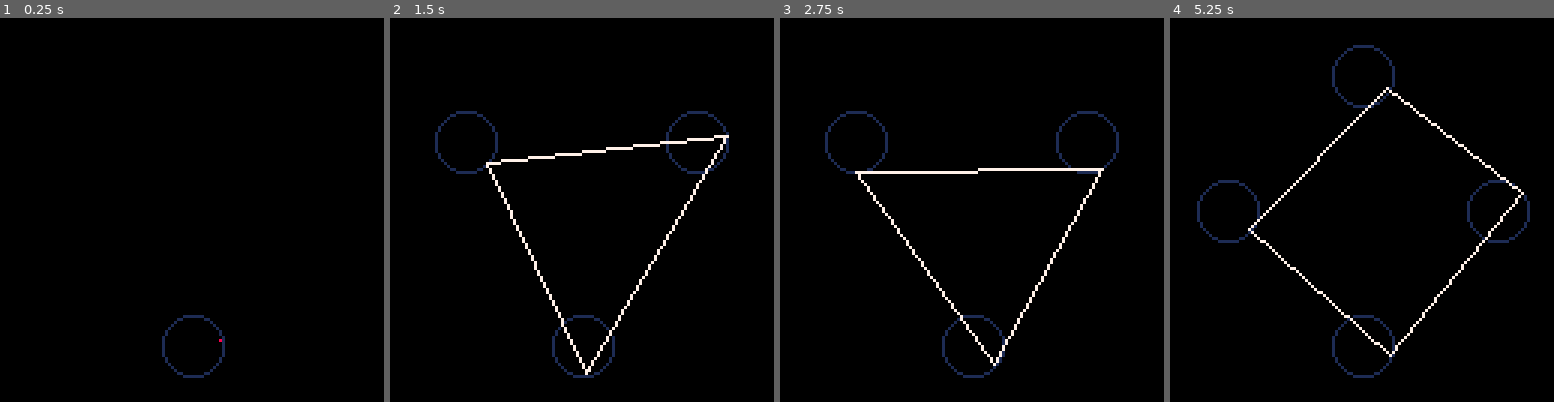
Above: before the commit, frames 1-4 (left to right).
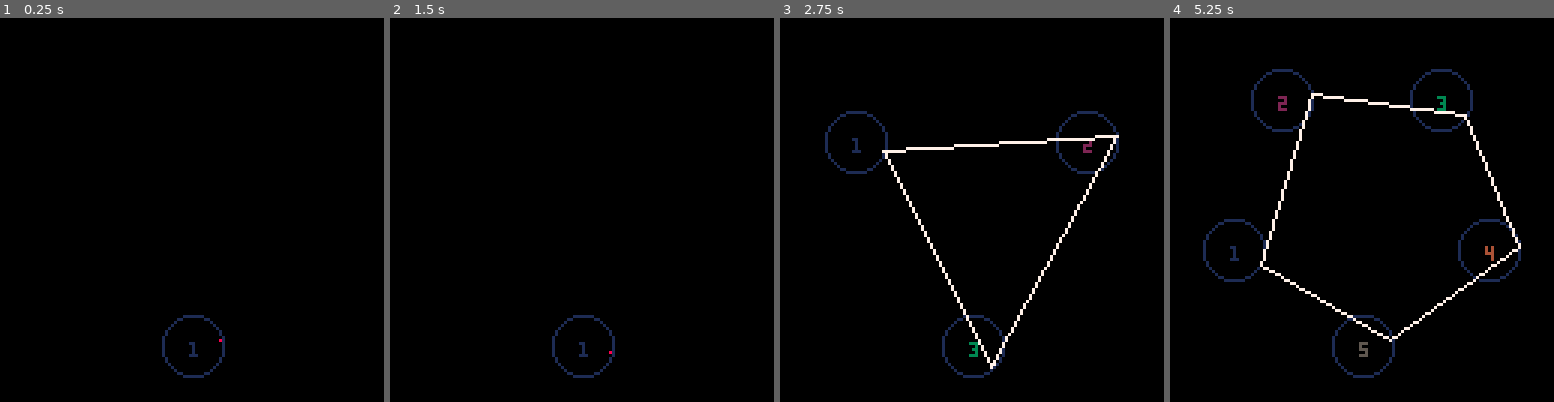
Above: after the commit, the same moments.

Repository: 6ilberM/dodopico
Game: PICO-8 cartridge ap/midpointer.p8
The game is run twice, just before and just after one commit, with the same random seed, the same clock (stepped at 60 frames per second) and the same inputs.
Inputs:
- Up to frame 1 (0.25 s): no input
- Up to frame 2 (1.5 s): tap X (X key) at 0.33, 1.07 s; tap O (Z key) at 0.7 s
- Up to frame 3 (2.75 s): hold Right 1.6-2.1 s; tap O (Z key) at 1.7, 2.1, 2.5 s; tap X (X key) at 1.85 s; hold Right from 2.47 s (still down)
- Up to frame 4 (5.25 s): tap O (Z key) every 0.4 s from 2.9 to 4.9 s; tap X (X key) at 2.97, 4.08, 5.2 s; release Right at 3.03 s; hold Left 3.08-3.58 s; hold Right 4.02-4.68 s; hold Left from 5.08 s (still down)

The runs differ from the first frame. In frame 1, less than 0.1% of the frame differs, in the area x 49-52%, y 84-89%; in frame 2, 2.1%; in frame 3, 2.5%; in frame 4, 4.9%, in the area x 7-94%, y 7-89%.

Commit message:
Added Nums

Diff:
--- a/ap/midpointer.p8
+++ b/ap/midpointer.p8
@@ -6,38 +6,44 @@
 const = {} field={}
 	const.pi = 3.141592653589793238
 	const.twopi =const.pi*2
-
 	field.radius=10
 	field.polysize=45
 	field.sides=1
+	field.colchange=0
 
+	-- easiest way is to create MetaMetaTables
 function _init()
-	frame = 0 points={} circles={}
+	frame = 0  circles={} points={}
 	polygon(64,64,field.sides)
 end
 
-
 shoot =false  lock1=false
 shoot2 =false  lock2=false
+
 function _update60()
 local oldsides=field.sides
 	foreach(circles,updatecirc)
 	foreach(points,upos)
-if btnp(5) then field.sides +=1 elseif btnp(4) and(field.sides-1)>2  then field.sides-=1 end
+	if btnp(1) and (field.sides+1)<13
+	then field.sides +=1 elseif btnp(0) and
+	(field.sides-1)>1 then field.sides-=1 end
 	if field.sides!=oldsides then _init() end
+
 end
 
 function _draw() cls()
- foreach(circles,circprint)
- foreach(points,ptprint)
- printoutline()
--- print("CPU:"..stat(2))
+	foreach(circles,circprint)
+	foreach(points,ptprint)
+	printoutline()
+-- print("CPU:"..stat(2),2,2)
+	-- field.colchange-=0.035
 end
 
 -->8
 -- GFX
 function circprint(c)
  circ(c.x,c.y,c.rad,1)
+ print(c.ID,c.x-1,c.y-1,c.ID+field.colchange)
 end
 
 function ptprint(p)
@@ -49,14 +55,14 @@
 -- local cols={7,12}
 	for i= 1,count(points) do
 	if i>1 then
-	 local p,c
-	 p=points[i-1] c=points[i]
-	 line(p.x,p.y,c.x,c.y,7)
-	 end
+	 	local p,c
+	 	p=points[i-1] c=points[i]
+	 	line(p.x,p.y,c.x,c.y,7)
+	 	end
 	 if #points>2 then
-	 line(points[#points].x,points[#points].y,
-	 points[1].x,points[1].y,7)
-	end
+	 	line(points[#points].x,points[#points].y,
+	 	points[1].x,points[1].y,7)
+		end
 	end
 end
 
@@ -73,14 +79,9 @@
 
 function rotate(x, y, radius, pt)
   pt.deg -= pt.deg+1*((pt.frame)/10)
---   pt.deg -= 1
-  --We update star's position by incrementing the degrees and using our formula
-  -- x + (radius * cosine(degrees)) = a point on the edge of the circle in the x-axis
-  -- y + (radius * sine(degrees)) = a point of the edge of the circle in the y-axis
   pt.x = x + (radius * cos(pt.deg))
   pt.y = y + (radius * sin(pt.deg))
 end
-
 
 -->8
 --makers 😐
@@ -97,7 +98,8 @@
 function polygon(x,y,npoints)
      obj={}
      for i=1,npoints do
-         add(obj,{x=x+sin(i/npoints)*field.polysize,y=y+cos(i/npoints)*field.polysize})
+         add(obj,{x=x+sin(i/npoints)*field.polysize,
+		 y=y+cos(i/npoints)*field.polysize})
      end
 	 foreach(obj,ccircle)
 end
@@ -111,11 +113,11 @@
 	local c= {} c.x=x c.y=y
 	c.rad=rad
 	c.point= makept(x,y)
+	c.ID = #circles+1
 	add(circles,c)
 	return c
 end
 
--- ToDo: MidPointer to pointer to draw new lines
 
 __gfx__
 00000000000000000000000000000000000000000000000000000000000000000000000000000000000000000000000000000000000000000000000000000000
